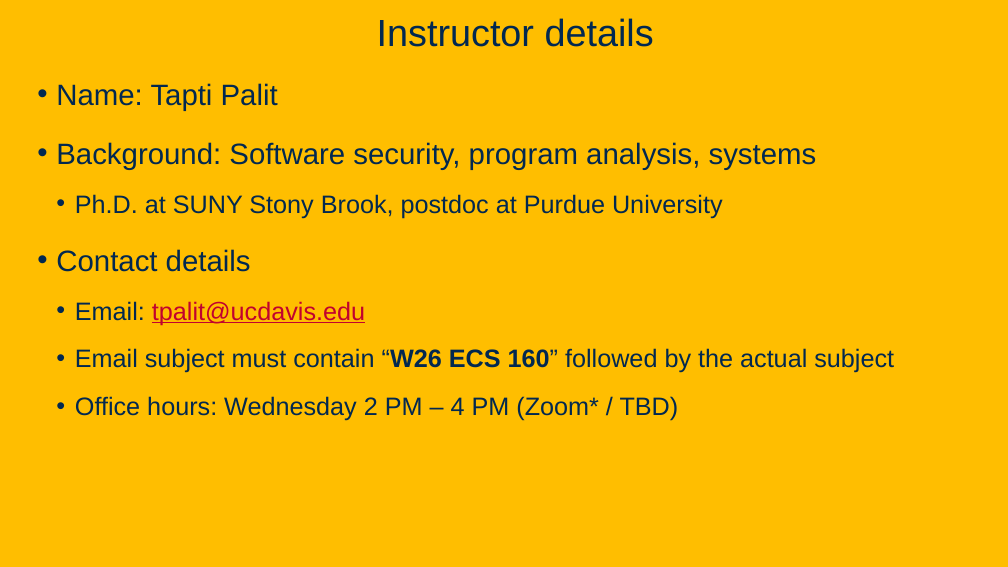
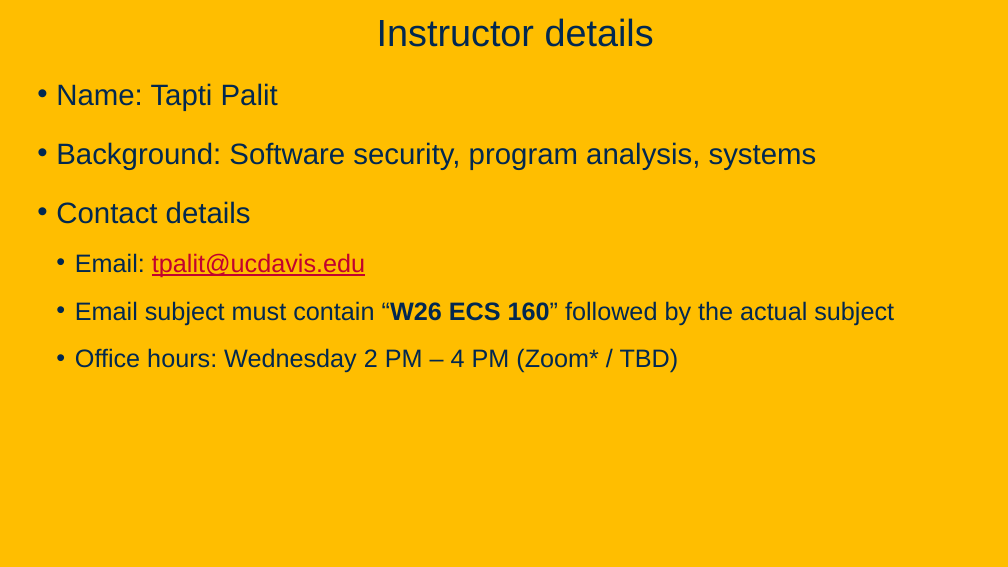
Before and after one commit to davsec-teaching/W26_ECS_160, a slide deck: slide 3 of slides/Intro.pptx. Drawn at 1008x567 pixels with LibreOffice and Linux fonts; fonts in the diff are those of the drawing; background and template pictures are left out. Boxes give left, top, right and bottom in pixels: in the first picture for what was removed or moved away, otherwise in the second. Text is boxed around its words. In the diff, an @@ line names an element or a change of style, - is before the commit and + after.

```diff
--- a/slides/Intro.pptx
+++ b/slides/Intro.pptx
@@ text at box(75, 194, 723, 218): paragraph removed @@
-  • Ph.D. at SUNY Stony Brook, postdoc at Purdue University
```
Also in this commit, not shown: 10 other slides changed, 7 slides added, 10 other files.
